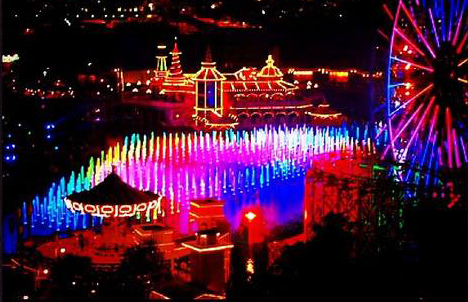
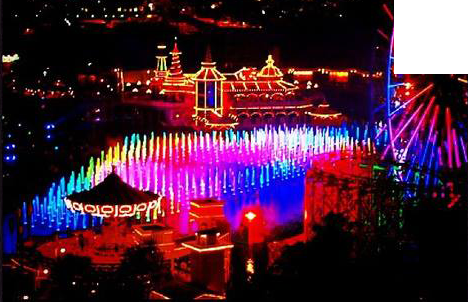
Layered file, before and after one edit (w=468, h=302). Changes by layer:
added layer "Color Fill 1" above "piece1" over [394, 0, 468, 74]
